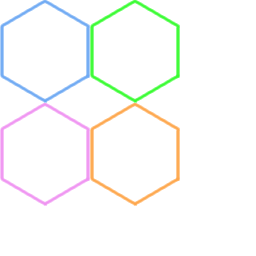
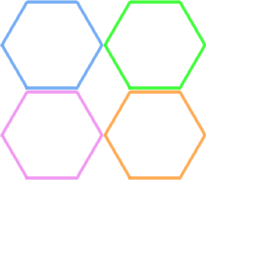
Revision of a layered 256×256 image; what changed, layer by layer:
painted on "GFig #4" over [90,90,206,206]
painted on "GFig #3" over [0,90,103,206]
painted on "GFig #2" over [90,0,206,103]
painted on "GFig #1" over [0,0,103,103]
